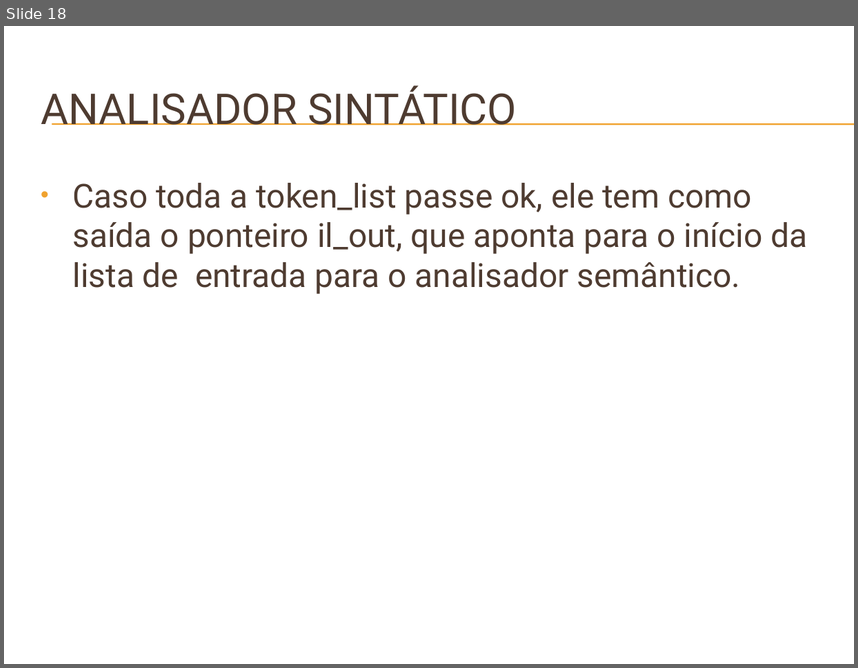
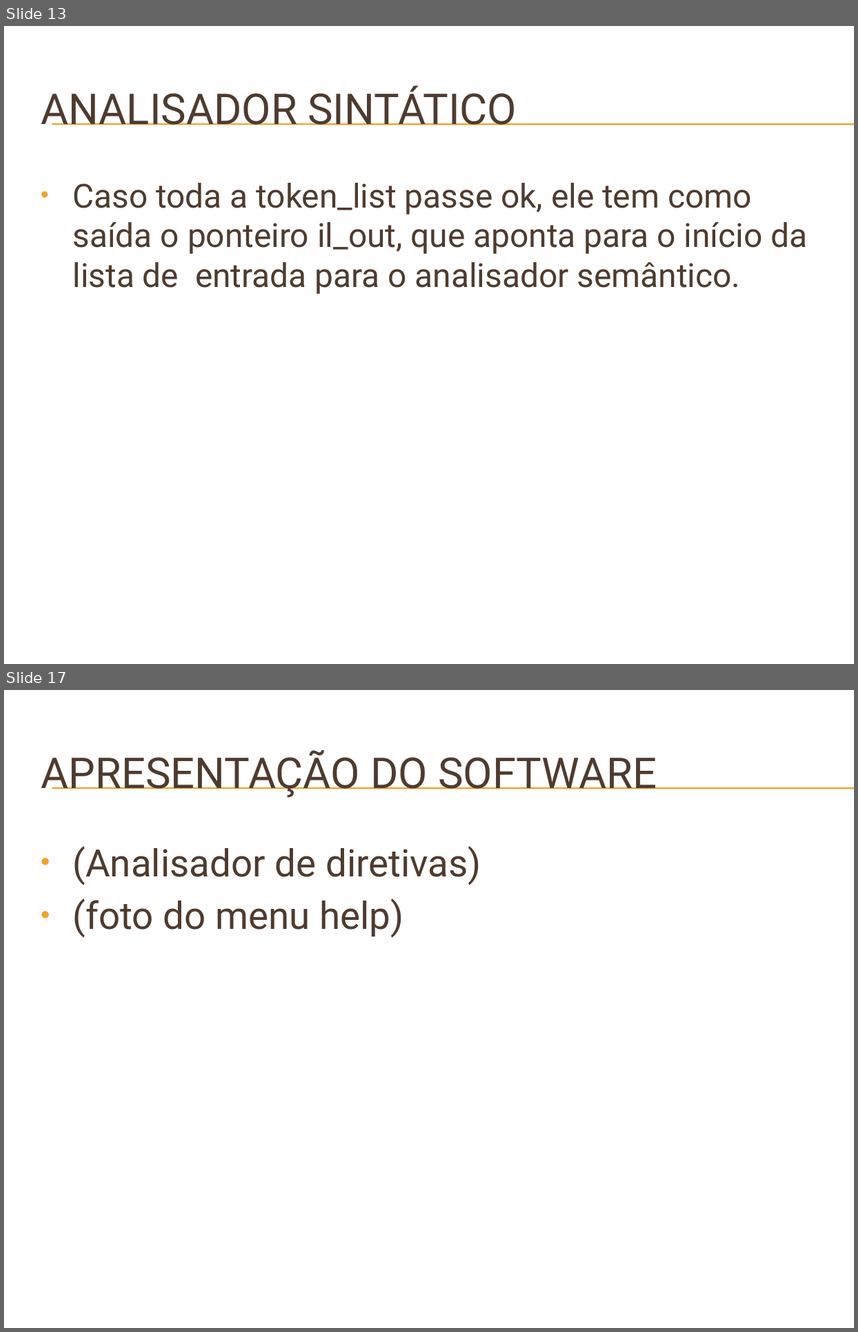
Before and after one commit to badershs/mips-assembler-unb, a slide deck: doc/Apresentação do GMAG – Software Básico.pptx. Shown one above the other, each under a label of ours: slide 18 before the commit, slides 13 and 17 after it; the slides between them are not shown. The pictures are 858x668 and 858x1332 pixels, drawn with LibreOffice and Linux fonts; fonts in the diff are those of the drawing; background and template pictures are left out. Boxes give left, top, right and bottom in pixels: in the first picture for what was removed or moved away, otherwise in the second. Text is boxed around its words. In the diff, an @@ line names an element or a change of style, - is before the commit and + after.

```diff
--- a/doc/Apresentação do GMAG – Software Básico.pptx
+++ b/doc/Apresentação do GMAG – Software Básico.pptx
@@ slide 17 added at (x1=4, y1=690, x2=854, y2=1328), background picture (left out); not listed: 2 template elements that a slide beside it also shows @@
@@ title added at (x1=41, y1=750, x2=657, y2=798), 36 pt, text #4E3B30 @@
+APRESENTAÇÃO DO SOFTWARE
@@ text added at (x1=72, y1=846, x2=481, y2=938), 32 pt, text #4E3B30 @@
+• (Analisador de diretivas)
+• (foto do menu help)
@@ what was slide 18 is now slide 13 @@
```
Also in this commit, not shown: 2 slides changed, 14 other slides added, 13 slides removed.
